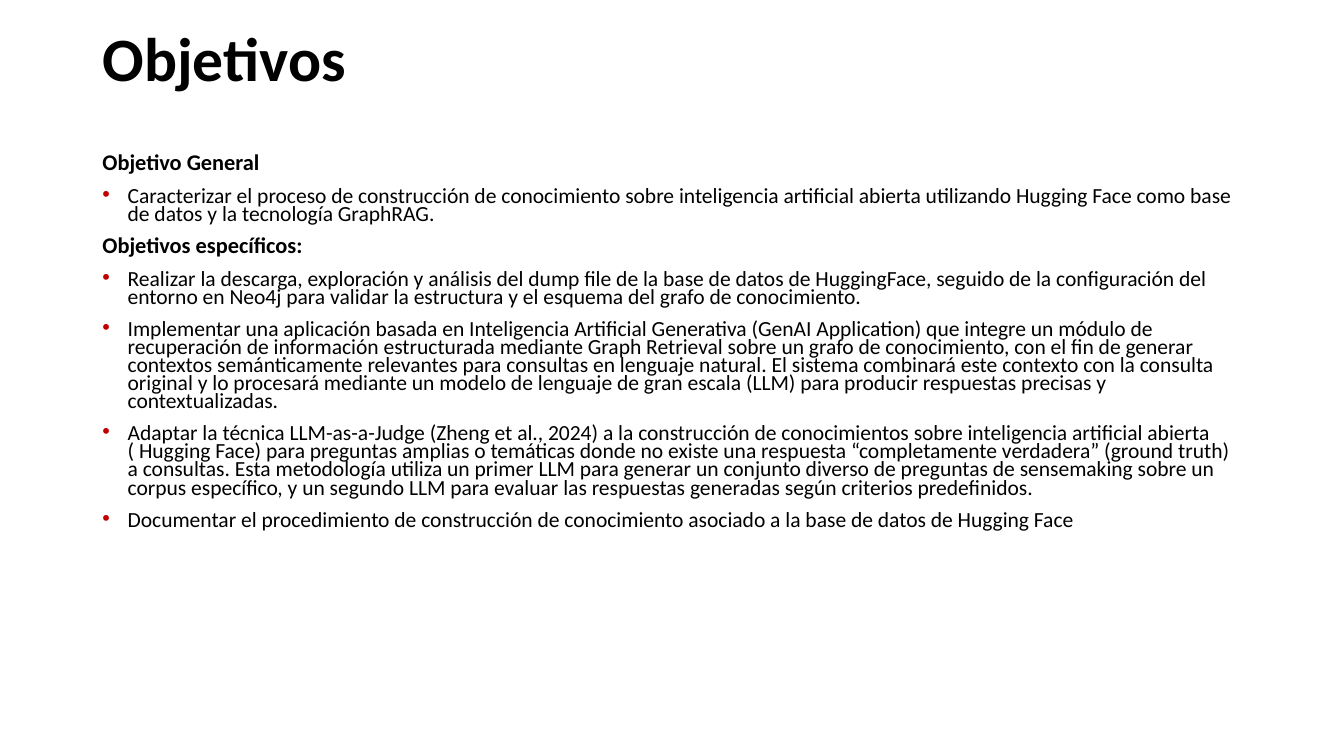
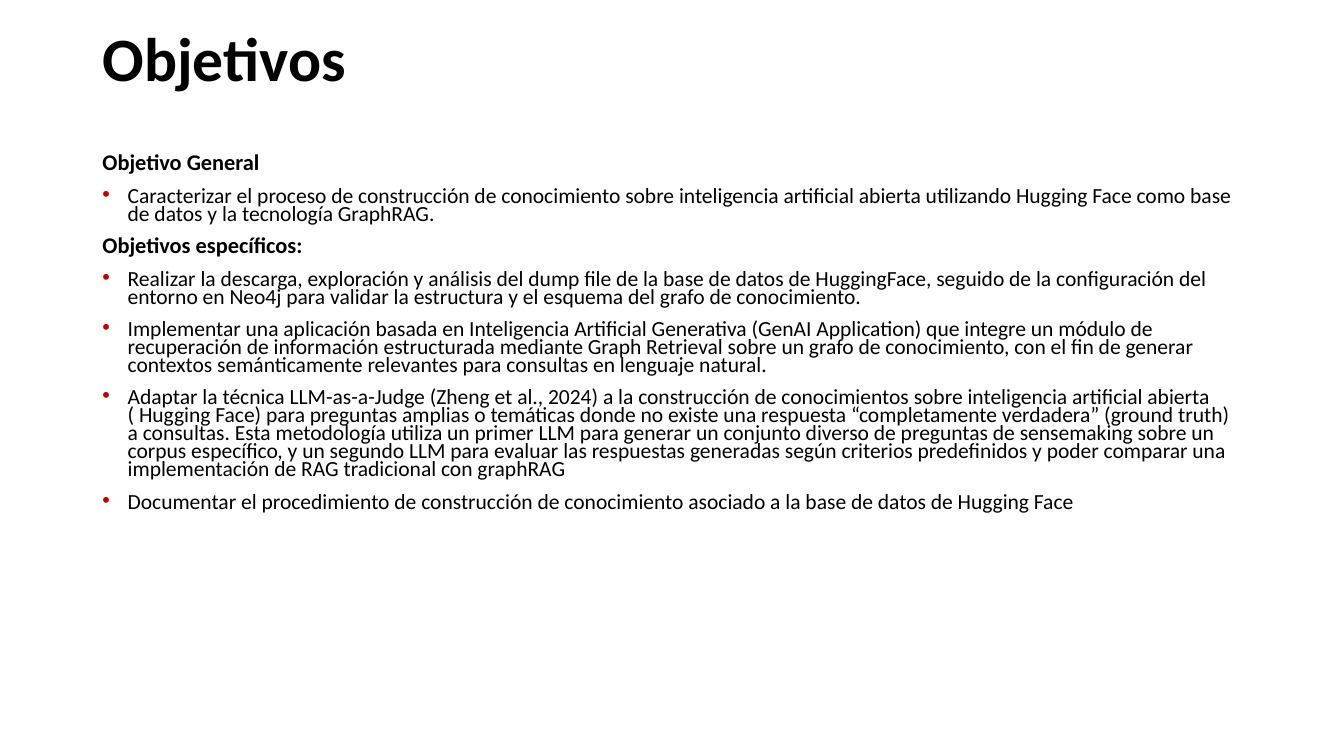
Before and after one commit to juan-aguilera/SEDI_TG, a slide deck: slide 9 of Presentacion propuesta TG.pptx (slide 6 before the commit). Drawn at 1344x756 pixels with LibreOffice and Linux fonts; fonts in the diff are those of the drawing; background and template pictures are left out. Boxes give left, top, right and bottom in pixels: in the first picture for what was removed or moved away, otherwise in the second. Text is boxed around its words. In the diff, an @@ line names an element or a change of style, - is before the commit and + after.

```diff
--- a/Presentacion propuesta TG.pptx
+++ b/Presentacion propuesta TG.pptx
@@ text at [128,320,1229,480]: text changed @@
-• Implementar una aplicación basada en Inteligencia Artificial Generativa (GenAI Application) que integre un módulo de recuperación de información estructurada mediante Graph Retrieval sobre un grafo de conocimiento, con el fin de generar contextos semánticamente relevantes para consultas en lenguaje natural. El sistema combinará este contexto con la consulta original y lo procesará mediante un modelo de lenguaje de gran escala (LLM) para producir respuestas precisas y contextualizadas.
-• Adaptar la técnica LLM-as-a-Judge (Zheng et al., 2024) a la construcción de conocimientos sobre inteligencia artificial abierta ( Hugging Face) para preguntas amplias o temáticas donde no existe una respuesta “completamente verdadera” (ground truth) a consultas. Esta metodología utiliza un primer LLM para generar un conjunto diverso de preguntas de sensemaking sobre un corpus específico, y un segundo LLM para evaluar las respuestas generadas según criterios predefinidos.
+• Implementar una aplicación basada en Inteligencia Artificial Generativa (GenAI Application) que integre un módulo de recuperación de información estructurada mediante Graph Retrieval sobre un grafo de conocimiento, con el fin de generar contextos semánticamente relevantes para consultas en lenguaje natural.
+• Adaptar la técnica LLM-as-a-Judge (Zheng et al., 2024) a la construcción de conocimientos sobre inteligencia artificial abierta ( Hugging Face) para preguntas amplias o temáticas donde no existe una respuesta “completamente verdadera” (ground truth) a consultas. Esta metodología utiliza un primer LLM para generar un conjunto diverso de preguntas de sensemaking sobre un corpus específico, y un segundo LLM para evaluar las respuestas generadas según criterios predefinidos y poder comparar una implementación de RAG tradicional con graphRAG
```
Also in this commit, not shown: 7 other slides changed, 3 slides added, 2 other files.
